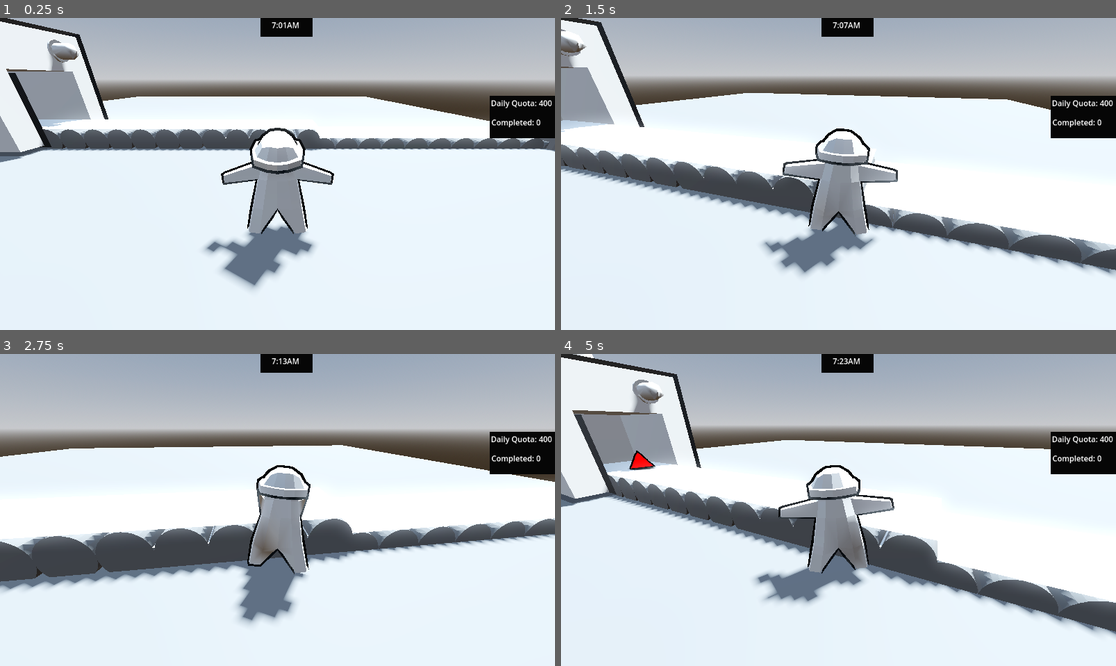
Above: before the commit, frames 1-4 (two rows, left to right).
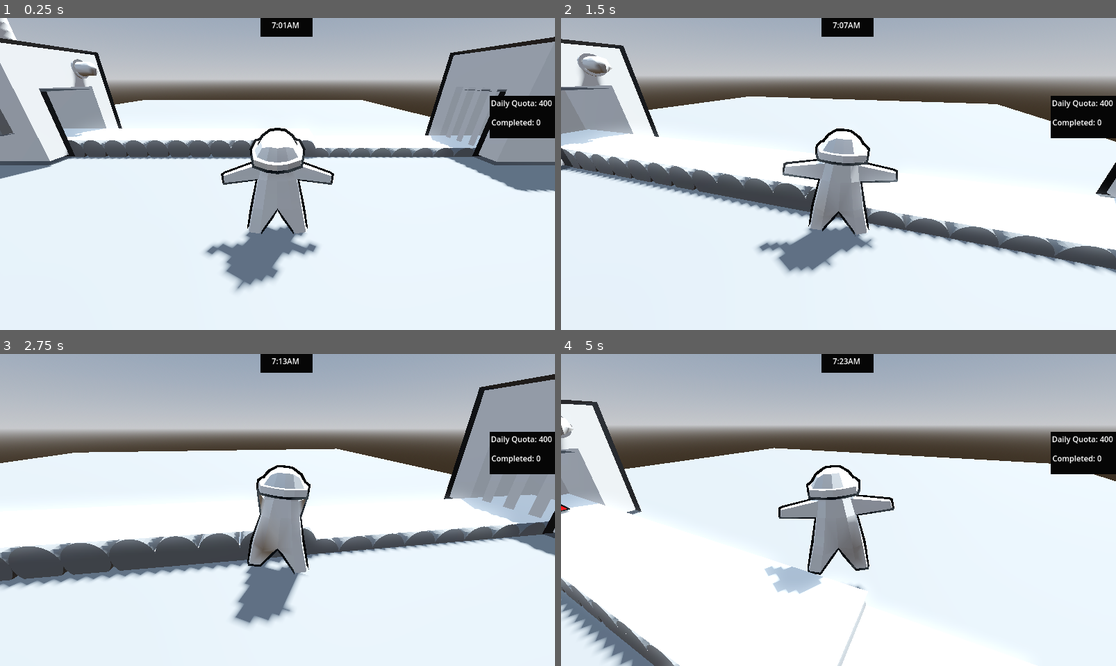
Above: after the commit, the same moments.

Repository: duboisr96/igwdcn
Game: Godot game, scene res://Scenes/Levels/level.tscn
The game is run twice, just before and just after one commit, with the same random seed, the same clock (stepped at 60 frames per second) and the same inputs.
Inputs (mouse positions are in pixels of both pictures, inside the frame that each line leads up to):
- Up to frame 1 (0.25 s): no input
- Up to frame 2 (1.5 s): move the mouse to (866, 174) at 0.52 s; hold W (up) from 0.53 s (still down); tap Keypad 0 (decrease error) at 0.6 s; tap Space (jump) at 0.77 s; tap Keypad 1 (increase error) at 0.8, 1.35 s; move the mouse to (810, 174) at 1.27 s
- Up to frame 3 (2.75 s): keep holding W (up); tap Space (jump) at 1.52 s; tap F (interact) at 1.55 s; move the mouse to (288, 503) at 2.02 s; hold F (interact) from 2.03 s (still down); tap Keypad 0 (decrease error) at 2.3 s
- Up to frame 4 (5 s): keep holding W (up); move the mouse to (832, 516) at 2.77 s; release F (interact) at 2.78 s; tap - (decrease belt speed) at 2.85 s; tap Space (jump) at 3.02, 3.77, 4.52 s; tap Keypad 1 (increase error) at 3.05 s; move the mouse to (877, 513) at 3.52 s; hold F (interact) 3.53-4.28 s; tap Keypad 0 (decrease error) at 3.6, 4.55 s; move the mouse to (794, 506) at 4.27 s; tap Mouse wheel up (increase belt speed) at 4.35 s

The runs differ from the first frame. In frame 1, 19% of the frame differs, in the area x 0-100%, y 0-88%; in frame 2, 8.8%; in frame 3, 12%; in frame 4, 27%, in the area x 0-100%, y 0-100%.

Commit message:
pinpad open works

Diff:
--- a/Scenes/Levels/level.gd
+++ b/Scenes/Levels/level.gd
@@ -55,11 +55,13 @@
 func _manual_controls() -> void:
 	if Input.is_action_just_pressed("decrease error"):
 		for child_node in $".".get_children():
-			if child_node.name == 'ProductionMachine':
+			var child_name = child_node.name
+			if child_name.begins_with('ProductionMachine'):
 				child_node._decrease_error()
 	if Input.is_action_just_pressed("increase error"):
 		for child_node in $".".get_children():
-			if child_node.name == 'ProductionMachine':
+			var child_name = child_node.name
+			if child_name.begins_with('ProductionMachine'):
 				child_node._increase_error()
 	if Input.is_action_just_pressed("increase belt speed"):
 		production_speed += .25
--- a/Scenes/Levels/level.tscn
+++ b/Scenes/Levels/level.tscn
@@ -8,6 +8,8 @@
 [ext_resource type="PackedScene" uid="uid://5j3763avycsn" path="res://Scenes/objects/factory/speed_lever.tscn" id="6_af3e4"]
 [ext_resource type="PackedScene" uid="uid://bxgwyoa86dshf" path="res://Scenes/gui/lever_controls.tscn" id="7_w5vxh"]
 [ext_resource type="PackedScene" uid="uid://cqy7a4ltv7ood" path="res://Scenes/gui/player_gui.tscn" id="8_756vi"]
+[ext_resource type="PackedScene" uid="uid://ch6ciytfbiypn" path="res://Scenes/gui/pinpad.tscn" id="9_wvw48"]
+[ext_resource type="PackedScene" uid="uid://bj4rgdb26x477" path="res://Scenes/objects/factory/wall_pinpad.tscn" id="10_di831"]
 
 [sub_resource type="ProceduralSkyMaterial" id="ProceduralSkyMaterial_yq5cy"]
 sky_horizon_color = Color(0.64625, 0.65575, 0.67075, 1)
@@ -41,7 +43,7 @@
 default_color_to_create = 1
 
 [node name="Bin" parent="." instance=ExtResource("2_fj8l3")]
-transform = Transform3D(1, 0, 0, 0, 1, 0, 0, 0, 1, 7.782, 0, 0.128)
+transform = Transform3D(-1, 0, 8.74228e-08, 0, 1, 0, -8.74228e-08, 0, -1, 7.31576, 0.119575, 0.00339197)
 shape = "triangle"
 color = "RED"
 
@@ -53,9 +55,10 @@
 
 [node name="Belt" parent="." instance=ExtResource("3_slbud")]
 transform = Transform3D(1, 0, 0, 0, 1, 0, 0, 0, 1, -4.0087, 0.254696, 0)
+belt_direction = Vector3(1, 0, 0)
 
 [node name="Player" parent="." instance=ExtResource("5_wt80w")]
-transform = Transform3D(0.4, 0, 0, 0, 0.4, 0, 0, 0, 0.4, 2.00536, -0.0231023, 2.92093)
+transform = Transform3D(0.5, 0, 0, 0, 0.5, 0, 0, 0, 0.5, 2.00536, -0.0231023, 2.92093)
 
 [node name="SpeedLever" parent="." instance=ExtResource("6_af3e4")]
 transform = Transform3D(0.00383955, -1.34135e-05, 0.249971, -0.249969, 0.000872556, 0.00383957, -0.000872659, -0.249998, -1.09266e-08, -4.32291, 0.843469, 1.01241)
@@ -66,10 +69,14 @@
 
 [node name="PlayerGUI" parent="GUI canvas" instance=ExtResource("8_756vi")]
 
+[node name="pinpad" parent="GUI canvas" instance=ExtResource("9_wvw48")]
+visible = false
+
 [node name="StageTime" type="Timer" parent="."]
 
 [node name="Belt2" parent="." instance=ExtResource("3_slbud")]
 transform = Transform3D(1, 0, 0, 0, 1, 0, 0, 0, 1, 0.842766, 0.085866, 0)
+belt_direction = Vector3(1, 0, 0)
 
 [node name="ProductionMachine2" parent="." instance=ExtResource("1_ks7je")]
 transform = Transform3D(-1, 0, -8.74228e-08, 0, 1, 0, 8.74228e-08, 0, -1, 6.20137, 0.48533, 5.23552)
@@ -77,15 +84,20 @@
 default_velocity = Vector3(-0.5, 0, 0)
 
 [node name="Belt3" parent="." instance=ExtResource("3_slbud")]
-transform = Transform3D(-1, 0, 8.74228e-08, 0, 1, 0, -8.74228e-08, 0, -1, 6.30897, 0.335677, 5.17268)
+transform = Transform3D(-1, 0, 8.74228e-08, 0, 1, 0, -8.74228e-08, 0, -1, 6.30897, 0.195216, 5.17268)
+belt_direction = Vector3(-1, 0, 0)
 
 [node name="Belt4" parent="." instance=ExtResource("3_slbud")]
 transform = Transform3D(-1, 0, 8.74228e-08, 0, 1, 0, -8.74228e-08, 0, -1, 0.230114, 0.101998, 5.17268)
+belt_direction = Vector3(-1, 0, 0)
 
 [node name="Bin2" parent="." instance=ExtResource("2_fj8l3")]
-transform = Transform3D(1, 0, 0, 0, 1, 0, 0, 0, 1, -6.38485, 0, 5.12748)
+transform = Transform3D(1, 0, 0, 0, 1, 0, 0, 0, 1, -6.03629, 0.0938004, 5.26556)
 shape = "square"
 color = "SKY_BLUE"
+
+[node name="wall_pinpad" parent="." instance=ExtResource("10_di831")]
+transform = Transform3D(-2.18557e-08, 0, -0.5, 0, 0.5, 0, 0.5, 0, -2.18557e-08, -3.17966, 0.872066, 1.04959)
 
 [connection signal="minus_one" from="Bin" to="." method="_on_bin_minus_one"]
 [connection signal="plus_one" from="Bin" to="." method="_on_bin_plus_one"]
--- a/Scenes/Player/player.gd
+++ b/Scenes/Player/player.gd
@@ -27,6 +27,8 @@
 var grabbed_object : Node3D = null
 var pullable_obj : Node3D = null
 var pulled_obj : Node3D = null
+var interactable_obj : Node3D = null
+var interacted_obj: Node3D = null
 
 var am_holding := false
 var am_pulling := false
@@ -45,6 +47,7 @@
 	#Interact check
 	interact()
 	_hold_obj()
+	_pinpad_open()
 	_interacting()
 
 
@@ -97,9 +100,10 @@
 
 
 func _on_grab_area_body_entered(body: Node3D) -> void:
-	if (body.is_in_group("grabbable") && !am_holding) or (body.is_in_group("pullable") && !am_holding):
+	if (body.is_in_group("grabbable") && !am_holding) or (body.is_in_group("pullable") && !am_holding) or (body.is_in_group("interactable") && !am_holding):
+
+		##this can easily be cleaned up by making one obj and checking later for sure
 		grabbable_obj = body
-		pullable_obj = body
 		#print('can be grabbed')
 	#if (body.is_in_group("pullable") && !am_holding):
 		#pullable_obj = body
@@ -109,8 +113,6 @@
 func _on_grab_area_body_exited(body: Node3D) -> void:
 	if body == grabbable_obj:
 		grabbable_obj = null
-	if body == pullable_obj:
-		pullable_obj = null
 
 
 func _grab(obj):
@@ -122,10 +124,17 @@
 			col_shape.disabled = true
 			am_holding = true
 		elif obj.is_in_group('pullable'):
+			print('pullable')
 			$FollowingCameraController.can_adjust = false
 			pulled_obj = obj
 			can_rotate = false
 			speed_modifier = 0
+		elif obj.is_in_group('interactable'):
+			$FollowingCameraController.can_adjust = false
+			interacted_obj = obj
+			can_rotate = false
+			speed_modifier = 0
+
 
 			#update rotation with mouse movement
 
@@ -150,7 +159,8 @@
 		am_holding = false
 
 func _interacting()  -> void:
-	if pulled_obj != null and Input.is_action_pressed("interact") and !am_interacting:
+	print(pulled_obj)
+	if pulled_obj != null and Input.is_action_pressed("interact") and !am_interacting :
 		Input.set_mouse_mode(Input.MOUSE_MODE_HIDDEN)
 		speed_modifier = 0
 		var gui_target = get_tree().get_nodes_in_group("control")
@@ -169,3 +179,28 @@
 			Input.set_mouse_mode(Input.MOUSE_MODE_CAPTURED)
 
 		speed_modifier = 1
+
+func _pinpad_open() -> void:
+
+	if interacted_obj != null and Input.is_action_pressed("interact") and !am_interacting:
+		Input.set_mouse_mode(Input.MOUSE_MODE_HIDDEN)
+		speed_modifier = 0
+		var gui_target = get_tree().get_nodes_in_group("control")
+		#print(gui_target)
+
+		if gui_target[1].name == 'pinpad':
+			print('opening pinpad')
+			gui_target[1].show()
+			#gui_target[0].grab_focus()
+			gui_target[1].MOUSE_FILTER_STOP
+	elif interacted_obj != null:
+		var gui_target = get_tree().get_nodes_in_group("control")
+		if gui_target[1].name == 'pinpad':
+			gui_target[1].hide()
+			#gui_target[0].grab_focus()
+			interacted_obj = null
+			gui_target[1].MOUSE_FILTER_IGNORE
+			Input.set_mouse_mode(Input.MOUSE_MODE_CAPTURED)
+
+		speed_modifier = 1
+	pass
--- a/Scenes/Player/player.tscn
+++ b/Scenes/Player/player.tscn
@@ -83,12 +83,12 @@
 transform = Transform3D(0.5, 0, 0, 0, 0.5, 0, 0, 0, 0.5, 0, 0, 0)
 
 [node name="Skeleton3D" parent="man/Armature" index="0"]
-bones/1/rotation = Quaternion(0.120144, 1.18346e-07, -1.43223e-08, 0.992757)
+bones/1/rotation = Quaternion(0.314911, 1.13144e-07, 4.04233e-08, 0.949121)
 bones/2/rotation = Quaternion(7.05772e-10, 1.94742e-09, -0.712403, 0.701771)
-bones/3/rotation = Quaternion(-1.42624e-09, -2.84746e-08, -0.110975, 0.993823)
+bones/3/rotation = Quaternion(-3.88569e-08, -2.69838e-08, -0.248409, 0.968655)
 bones/3/scale = Vector3(1, 1, 1)
 bones/4/rotation = Quaternion(7.05772e-10, -1.94742e-09, 0.712403, 0.701771)
-bones/5/rotation = Quaternion(-1.42624e-09, 2.84746e-08, 0.110975, 0.993823)
+bones/5/rotation = Quaternion(-3.88569e-08, 2.69838e-08, 0.248409, 0.968655)
 bones/5/scale = Vector3(1, 1, 1)
 bones/6/rotation = Quaternion(0.63993, 0.300816, 0.639929, -0.300816)
 bones/7/rotation = Quaternion(-0.257522, 1.80225e-07, 7.2783e-08, 0.966272)
@@ -107,7 +107,7 @@
 shape = SubResource("BoxShape3D_qbkvd")
 
 [node name="CSGBox3D" type="CSGBox3D" parent="man/GrabArea"]
-transform = Transform3D(1, 0, 0, 0, 1, 0, 0, 0, 1, 0, 2.10484, 1.97726)
+transform = Transform3D(1, 0, 0, 0, 1, 0, 0, 0, 1, 0, 1.94061, 0.834558)
 visible = false
 
 [node name="AnimationTree" type="AnimationTree" parent="."]
--- /dev/null
+++ b/Scenes/gui/pinpad.tscn
@@ -0,0 +1,21 @@
+[gd_scene format=3 uid="uid://ch6ciytfbiypn"]
+
+[node name="pinpad" type="Control" groups=["control"]]
+layout_mode = 3
+anchors_preset = 15
+anchor_right = 1.0
+anchor_bottom = 1.0
+grow_horizontal = 2
+grow_vertical = 2
+
+[node name="ColorRect" type="ColorRect" parent="."]
+layout_mode = 1
+anchors_preset = -1
+anchor_left = 0.32
+anchor_top = 0.265
+anchor_right = 0.61
+anchor_bottom = 0.579
+offset_left = 0.359985
+offset_top = 0.279984
+offset_right = 0.279968
+offset_bottom = -0.192047
--- /dev/null
+++ b/Scenes/objects/factory/belt.gd
@@ -0,0 +1,11 @@
+extends Area3D
+
+@export var belt_direction := Vector3.ZERO
+# Called when the node enters the scene tree for the first time.
+func _ready() -> void:
+	pass # Replace with function body.
+
+
+# Called every frame. 'delta' is the elapsed time since the previous frame.
+func _process(delta: float) -> void:
+	pass
--- a/Scenes/objects/factory/belt.tscn
+++ b/Scenes/objects/factory/belt.tscn
@@ -1,5 +1,6 @@
-[gd_scene load_steps=3 format=3 uid="uid://brpifkwn3qxka"]
+[gd_scene load_steps=4 format=3 uid="uid://brpifkwn3qxka"]
 
+[ext_resource type="Script" path="res://Scenes/objects/factory/belt.gd" id="1_mp4ms"]
 [ext_resource type="PackedScene" uid="uid://dw3qlg3yxm2r3" path="res://Scenes/objects/factory/conveyor_belt.tscn" id="2_wn71i"]
 
 [sub_resource type="BoxShape3D" id="BoxShape3D_ulwhv"]
@@ -9,6 +10,7 @@
 transform = Transform3D(1, 0, 0, 0, 1, 0, 0, 0, 1, 0, 0.405845, 0)
 collision_layer = 32
 collision_mask = 10
+script = ExtResource("1_mp4ms")
 
 [node name="CollisionShape3D" type="CollisionShape3D" parent="."]
 transform = Transform3D(1.5, 0, 0, 0, 1.5, 0, 0, 0, 1.5, 3.35645, -0.130737, 0.000549316)
--- a/Scenes/objects/factory/bin.tscn
+++ b/Scenes/objects/factory/bin.tscn
@@ -1,8 +1,10 @@
-[gd_scene load_steps=3 format=3 uid="uid://tee8f4gof21a"]
+[gd_scene load_steps=4 format=3 uid="uid://tee8f4gof21a"]
 
 [ext_resource type="Script" path="res://Scenes/objects/factory/bin.gd" id="1_pyusl"]
+[ext_resource type="PackedScene" uid="uid://noau17asc5ir" path="res://Scenes/objects/factory/collection_bin.glb" id="2_j5lpg"]
 
 [sub_resource type="BoxShape3D" id="BoxShape3D_5elh5"]
+size = Vector3(1.70079, 1.18125, 1.83742)
 
 [node name="Bin" type="Area3D"]
 collision_layer = 16
@@ -10,10 +12,10 @@
 script = ExtResource("1_pyusl")
 
 [node name="CollisionShape3D" type="CollisionShape3D" parent="."]
-transform = Transform3D(0.5, 0, 0, 0, 0.5, 0, 0, 0, 0.5, 0, 0, 0)
+transform = Transform3D(0.5, 0, 0, 0, 0.5, 0, 0, 0, 0.5, -0.129787, 0.202673, -0.0162773)
 shape = SubResource("BoxShape3D_5elh5")
 
-[node name="CSGBox3D" type="CSGBox3D" parent="."]
-size = Vector3(1, 0.673706, 1)
+[node name="collection_bin" parent="." instance=ExtResource("2_j5lpg")]
+transform = Transform3D(1, 0, 0, 0, 1, 0, 0, 0, 1, 0, -0.0842578, 0)
 
 [connection signal="body_entered" from="." to="." method="_on_body_entered"]
--- a/Scenes/objects/factory/conveyor_belt.tscn
+++ b/Scenes/objects/factory/conveyor_belt.tscn
@@ -53,13 +53,13 @@
 script = ExtResource("2_rf51n")
 
 [node name="Cylinder" parent="." index="0"]
-transform = Transform3D(-2.77852e-10, 0.0359897, 4.53615e-10, -0.0115734, -1.19618e-09, 0.0098858, 0.0098858, -3.88847e-10, 0.0115734, 0, 0, 0)
+transform = Transform3D(9.74338e-10, 0.0359897, 1.29427e-09, 0.0148047, -1.53015e-09, -0.00353473, -0.00353473, 3.51165e-09, -0.0148047, 0, 0, 0)
 
 [node name="Cylinder_001" parent="." index="1"]
-transform = Transform3D(-5.03048e-10, 0.0359897, -1.97914e-09, 0.0131072, -1.35471e-09, -0.00773777, -0.00773777, -4.63455e-09, -0.0131072, 0, 0, -0.0303808)
+transform = Transform3D(9.74336e-10, 0.0359897, 1.29426e-09, 0.0148046, -1.53015e-09, -0.00353472, -0.00353472, 3.51165e-09, -0.0148046, 0, 0, -0.0303808)
 
 [node name="Cylinder_002" parent="." index="2"]
-transform = Transform3D(-5.60665e-10, 0.0359897, -5.17272e-10, 0.0059169, -6.11547e-10, -0.0140237, -0.0140237, -1.69689e-09, -0.0059169, 0, 0, 0.0304634)
+transform = Transform3D(9.7434e-10, 0.0359897, 1.29427e-09, 0.0148047, -1.53015e-09, -0.00353474, -0.00353474, 3.51165e-09, -0.0148047, 0, 0, 0.0304634)
 
 [node name="AnimationPlayer" parent="." index="4"]
 autoplay = "Cylinder_002Action_002"
--- /dev/null
+++ b/Scenes/objects/factory/pinpad.tscn
@@ -0,0 +1,13 @@
+[gd_scene load_steps=2 format=3 uid="uid://cj6o62dteks2j"]
+
+[sub_resource type="BoxShape3D" id="BoxShape3D_mtq1r"]
+
+[node name="wall_pinpad" type="StaticBody3D" groups=["interactable"]]
+transform = Transform3D(0.5, 0, 0, 0, 0.5, 0, 0, 0, 0.5, 0, 0, 0)
+
+[node name="CSGBox3D" type="CSGBox3D" parent="."]
+transform = Transform3D(1, 0, 0, 0, 1, 0, 0, 0, 1, -0.137085, 0.0473328, -0.00291443)
+size = Vector3(0.72583, 1.09467, 1.17374)
+
+[node name="CollisionShape3D" type="CollisionShape3D" parent="."]
+shape = SubResource("BoxShape3D_mtq1r")
--- a/Scenes/objects/factory/production_machine.gd
+++ b/Scenes/objects/factory/production_machine.gd
@@ -89,7 +89,6 @@
 	if parent[0].production_speed != global_speed_multiplier:
 		$Timer.stop()
 		global_speed_multiplier = parent[0].production_speed
-		update_timer()
 
 	rand = randi_range(1.0,100.0)
 	if rand <= error_top :
--- a/Scenes/objects/factory/production_machine.tscn
+++ b/Scenes/objects/factory/production_machine.tscn
@@ -25,10 +25,6 @@
 
 [node name="Timer" type="Timer" parent="."]
 wait_time = 3.0
-one_shot = true
-autostart = true
 
 [node name="production_machine" parent="." instance=ExtResource("3_0cg3m")]
 transform = Transform3D(1, 0, 0, 0, 1, 0, 0, 0, 1, 0, -0.451685, 0)
-
-[connection signal="timeout" from="Timer" to="." method="_on_timer_timeout"]
--- /dev/null
+++ b/Scenes/objects/factory/wall_pinpad.tscn
@@ -0,0 +1,13 @@
+[gd_scene load_steps=2 format=3 uid="uid://bj4rgdb26x477"]
+
+[sub_resource type="BoxShape3D" id="BoxShape3D_mtq1r"]
+
+[node name="wall_pinpad" type="StaticBody3D" groups=["interactable"]]
+transform = Transform3D(0.5, 0, 0, 0, 0.5, 0, 0, 0, 0.5, 0, 0, 0)
+
+[node name="CSGBox3D" type="CSGBox3D" parent="."]
+transform = Transform3D(1, 0, 0, 0, 1, 0, 0, 0, 1, -0.137085, 0.0473328, -0.00291443)
+size = Vector3(0.72583, 1.09467, 1.17374)
+
+[node name="CollisionShape3D" type="CollisionShape3D" parent="."]
+shape = SubResource("BoxShape3D_mtq1r")
--- a/Scenes/objects/shapes/shape_base.gd
+++ b/Scenes/objects/shapes/shape_base.gd
@@ -82,7 +82,7 @@
 func _check_overlapping_areas() -> void:
 
 	for area in $Area3D.get_overlapping_areas():
-		if area.name == "Bin":
+		if area.name.begins_with("Bin"):
 			print(area.name)
 			#print(area.name)
 			#print("collected a ", create_color, ' ', create_shape, " in a ",area.color, " ", area.shape, " bin!")
@@ -122,6 +122,8 @@
 			#print(area.name)
 			if area.name.begins_with('Belt'):
 				on_belt = true
+				create_velocity = area.belt_direction * create_velocity.length()
+				#if area.belt_direction =
 		else:
 			$shadow.hide()
 	else:
--- a/Scenes/objects/shapes/shape_base.tscn
+++ b/Scenes/objects/shapes/shape_base.tscn
@@ -3,7 +3,7 @@
 [ext_resource type="Script" path="res://Scenes/objects/shapes/shape_base.gd" id="1_hn2r8"]
 [ext_resource type="Texture2D" uid="uid://blqjiwe1v66mc" path="res://Scenes/objects/shapes/circle.png" id="2_2injy"]
 
-[sub_resource type="BoxShape3D" id="BoxShape3D_g31vr"]
+[sub_resource type="SphereShape3D" id="SphereShape3D_q4d0h"]
 
 [sub_resource type="BoxShape3D" id="BoxShape3D_svyq8"]
 
@@ -20,7 +20,7 @@
 script = ExtResource("1_hn2r8")
 
 [node name="CollisionShape3D" type="CollisionShape3D" parent="."]
-shape = SubResource("BoxShape3D_g31vr")
+shape = SubResource("SphereShape3D_q4d0h")
 
 [node name="Sprite3D" type="Sprite3D" parent="."]
 transform = Transform3D(0.2, 0, 0, 0, 0.2, 0, 0, 0, 0.2, 0, -0.3, 0)
--- a/project.godot
+++ b/project.godot
@@ -21,6 +21,7 @@
 levels=""
 pullable=""
 control=""
+interactable=""
 
 [input]
 
Not shown: 1 places in Scenes/Levels/level.tscn that only renumber resources
Binary file added: Scenes/objects/factory/collection_bin.glb
Not shown, added: Scenes/objects/factory/collection_bin.glb.import
Binary file changed: Scenes/objects/factory/production_machine.glb
